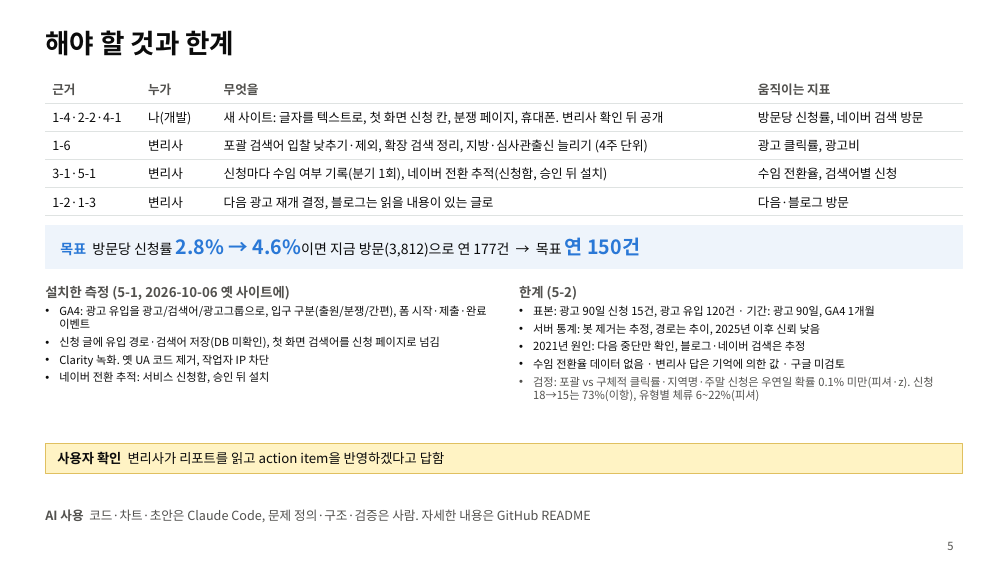
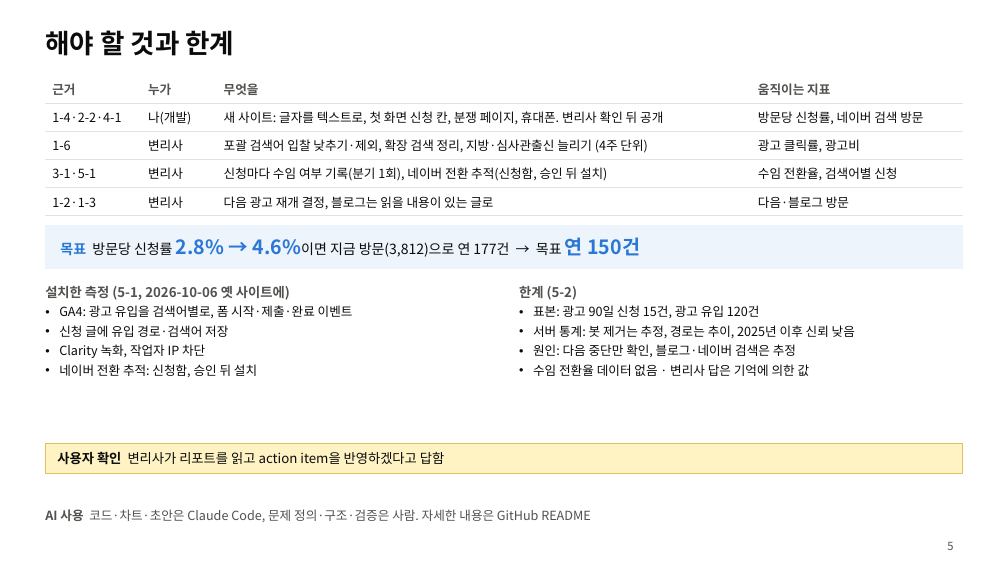
Before and after one commit to mindain/patent-landing-analysis, a slide deck: slide 5 of slides.pptx. Drawn at 1008x567 pixels with LibreOffice and Linux fonts; fonts in the diff are those of the drawing. Boxes give left, top, right and bottom in pixels: in the first picture for what was removed or moved away, otherwise in the second. Text is boxed around its words. In the diff, an @@ line names an element or a change of style, - is before the commit and + after.

```diff
--- a/slides.pptx
+++ b/slides.pptx
@@ text at (x1=59, y1=305, x2=353, y2=377): text changed; size 8 to 9 pt @@
-• GA4: 광고 유입을 광고/검색어/광고그룹으로, 입구 구분(출원/분쟁/간편), 폼 시작·제출·완료 이벤트
-• 신청 글에 유입 경로·검색어 저장(DB 미확인), 첫 화면 검색어를 신청 페이지로 넘김
-• Clarity 녹화. 옛 UA 코드 제거, 작업자 IP 차단
-• 네이버 전환 추적: 서비스 신청함, 승인 뒤 설치
+• GA4: 광고 유입을 검색어별로, 폼 시작·제출·완료 이벤트
+• 신청 글에 유입 경로·검색어 저장
+• Clarity 녹화, 작업자 IP 차단
+• 네이버 전환 추적: 신청함, 승인 뒤 설치
@@ text at (x1=533, y1=305, x2=760, y2=318): text changed; size 8 to 9 pt @@
-• 표본: 광고 90일 신청 15건, 광고 유입 120건 · 기간: 광고 90일, GA4 1개월
+• 표본: 광고 90일 신청 15건, 광고 유입 120건
@@ text at (x1=533, y1=325, x2=855, y2=338): size 8 to 9 pt in "서버 통계: 봇 제거는 추정, 경로는 추이, ..." @@
@@ text at (x1=533, y1=344, x2=810, y2=376): text changed; size 8 to 9 pt; text colour #52514E to #0B0B0B @@
-• 2021년 원인: 다음 중단만 확인, 블로그·네이버 검색은 추정
-• 수임 전환율 데이터 없음 · 변리사 답은 기억에 의한 값 · 구글 미검토
-• 검정: 포괄 vs 구체적 클릭률·지역명·주말 신청은 우연일 확률 0.1% 미만(피셔·z). 신청 18→15는 73%(이항), 유형별 체류 6~22%(피셔)
+• 원인: 다음 중단만 확인, 블로그·네이버 검색은 추정
+• 수임 전환율 데이터 없음 · 변리사 답은 기억에 의한 값
```
Also in this commit, not shown: 4 other slides changed, 7 other files.
